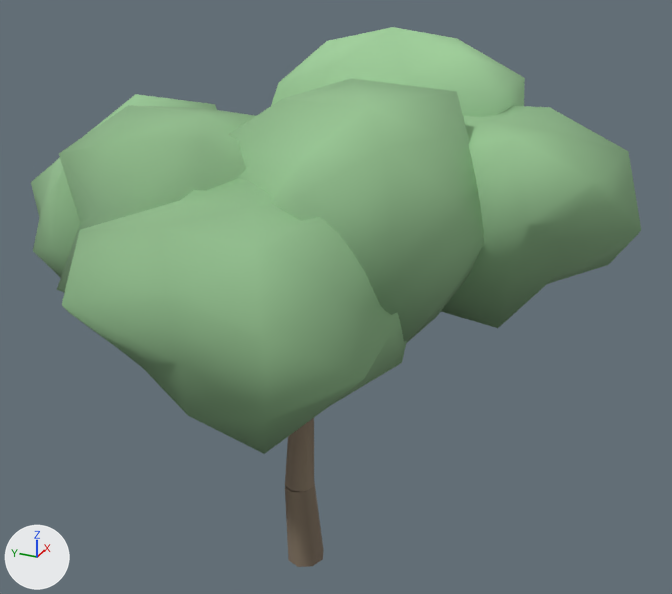
Renders of the glTF model styles/massif/models/tree-clumped.glb from each side of a commit.
Both versions are drawn from a 50 mm camera at (-11.08, -5.53, 10.37) aimed at (0.39, -0.37, 4.63). Arrows for +X, +Y and +Z are at lower left; the lights stay in place. The older version comes first.

In view in the first picture: 'tree-clumped'.
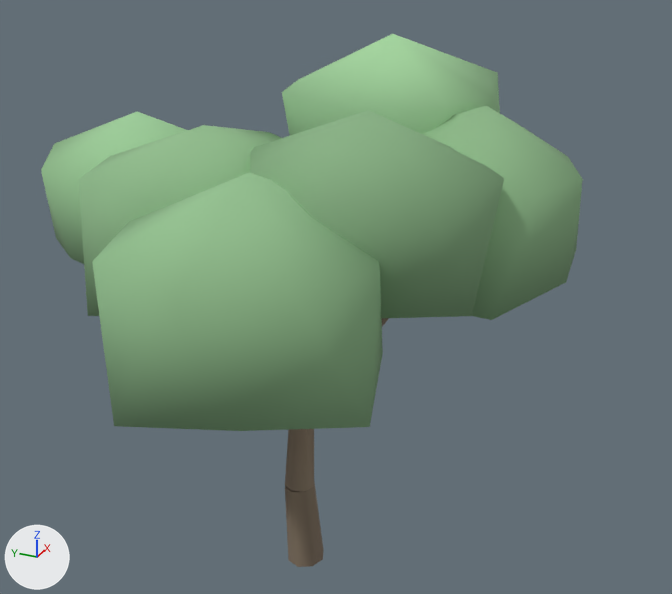
The edits, one by one:
me_tree_clumped is used by ob_tree_clumped; location (0.0, 0.0, 0.0).
me_tree_clumped had 368 vertices, 596 faces and spanned x -4.22..3.9, y -4.48..5.12, z -0.02..8.31.
me_tree_clumped now has 224 vertices, 308 faces and spans x -4.13..3.54, y -3.7..4.53, z -0.02..8.22.
me_tree_clumped part 1: the loose piece of 42 vertices spanning x -1.84..2.09, y 0.64..5.12, z 4.07..7.36 is rebuilt with 18 vertices and now spans x -1.09..2.12, y 1.06..4.53, z 4.05..7.1.
me_tree_clumped part 2: the loose piece of 42 vertices spanning x 0.14..3.9, y -2.6..1.36, z 5.32..8.31 is rebuilt with 18 vertices and now spans x 0.46..3.54, y -2.19..1.11, z 5.51..8.22.
me_tree_clumped part 3: the loose piece of 42 vertices spanning x -4.22..-0.14, y -2.42..1.64, z 3.98..7.17 is rebuilt with 18 vertices and now spans x -4.13..-0.48, y -2.31..1.22, z 4.05..7.3.
me_tree_clumped part 4: the loose piece of 42 vertices spanning x -3.23..1.57, y -1.01..2.88, z 4.57..7.56 is rebuilt with 18 vertices and now spans x -2.57..1.02, y -0.74..2.68, z 4.73..7.33.
me_tree_clumped part 5: a new loose piece of 18 vertices spanning x -2.44..0.8, y -3.03..0.35, z 5.21..7.75, in mat_tree_clumped.
Part 6, on me_tree_clumped:
83 vertices are removed from x -2.66..2.62, y -4.48..1.13, z 4.74..7.85.
160 faces are deleted.
1 vertex moves from x -0.26, y -0.06, z 6.95 to x 0.88, y -0.59, z 6.89.
17 vertices are added at x -0.99..2.68, y -3.7..-0.96, z 4.81..7.56.
32 new faces join them.

Location of each change, (x1, y1, x2, y2) in pixels of the pictures (672 x 594 px):
'tree-clumped', reshaped (11% narrower): before (31, 27, 641, 567); after (41, 34, 583, 567)
part 1 of me_tree_clumped, rebuilt: before (31, 94, 217, 278); after (41, 111, 187, 264)
part 2 of me_tree_clumped, rebuilt: before (271, 27, 525, 117); after (282, 34, 500, 135)
part 3 of me_tree_clumped, rebuilt: before (62, 179, 407, 454); after (92, 172, 383, 431)
part 4 of me_tree_clumped, rebuilt: before (57, 105, 255, 293); after (78, 125, 281, 316)
part 5 of me_tree_clumped, added (green): after (250, 110, 504, 318)
part 6 of me_tree_clumped, cut back: before (229, 78, 641, 343); after (423, 106, 583, 320)
